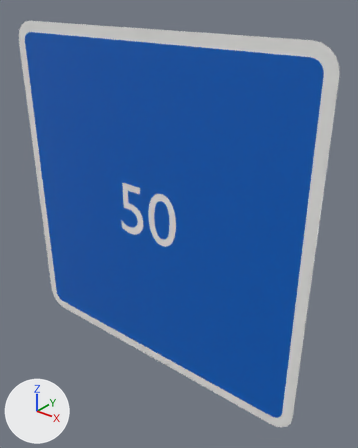
Before and after pictures for a commit that changed the glTF model panneaux/04_C_indication/C4a.glb.
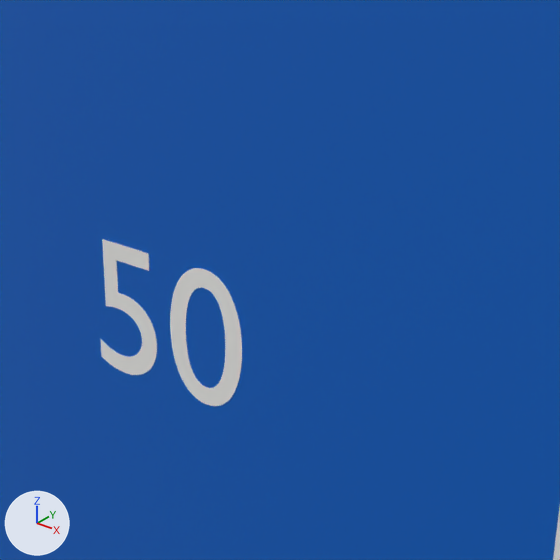
Each version appears first whole from a 50 mm camera at (0.562, -0.61, 0.388) aimed at (0.049, 0.032, -0.01), and next in a close-up on the part from 23% to 83% of the width and 20% to 68% of the height. Arrows for +X, +Y and +Z are at lower left; the lights stay in place. The older version's two pictures come first. Where no turn or scale is listed for an object, it has been applied to the vertices. Vertices at exactly the same position are counted once.

Objects in the first close-up: 'C4a_fond01', 'C4a_txt02' and 1 more.
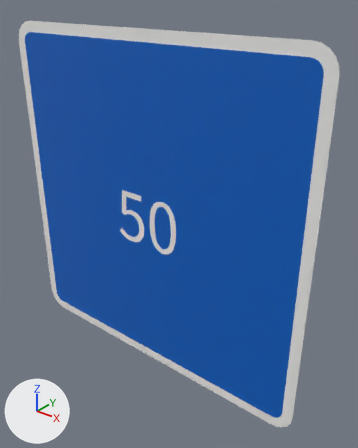
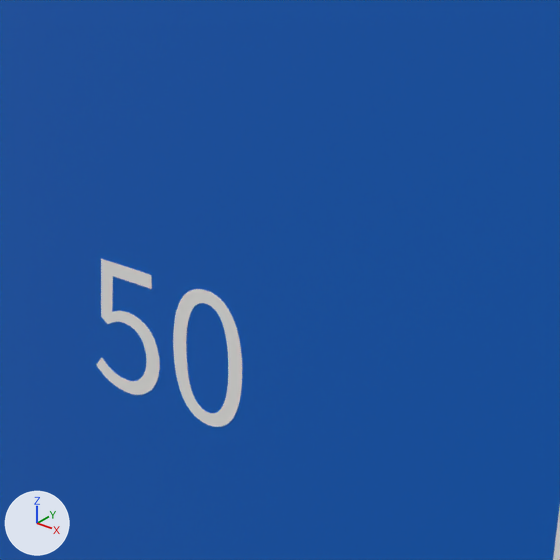
Boxes (x1, y1, x2, y2) around the edits, measured in the close-ups (560 x 560 px):
'C4a_txt02', reshaped: before (100, 239, 242, 406); after (96, 259, 242, 427)
part 1 of me_t_469, rebuilt: before (170, 268, 242, 406); after (173, 289, 242, 427)
part 2 of me_t_469, rebuilt (12% wider): before (100, 239, 157, 375); after (96, 259, 160, 395)

Diff of the bpy script that builds the scene:
```diff
--- a/panneaux/04_C_indication/C4a.glb.py
+++ b/panneaux/04_C_indication/C4a.glb.py
@@ me_t_469 @@
 # used by ob_c4a_txt02; location = (0.0, -0.0023, 0.0)
-me_t_469.from_pydata(...)  # 348 vertices, 692 faces; spans x -0.066..0.0689, y -0.0002..0.0002, z -0.0453..0.0573
+me_t_469.from_pydata(...)  # 398 vertices, 792 faces; spans x -0.072..0.069, y -0.0002..0.0002, z -0.0613..0.0423
+# me_t_469 part 1: the loose piece of 192 vertices spanning x 0.0044..0.0689, y -0.0002..0.0002, z -0.0453..0.0573 is rebuilt with 192 vertices and now spans x 0.0068..0.069, y -0.0002..0.0002, z -0.0613..0.0423
+# me_t_469 part 2: the loose piece of 156 vertices spanning x -0.066..-0.0091, y -0.0002..0.0002, z -0.0453..0.056 is rebuilt with 206 vertices and now spans x -0.072..-0.0072, y -0.0002..0.0002, z -0.0613..0.0405
 me_t_469.materials.append(mat_blanc_retro)
```
